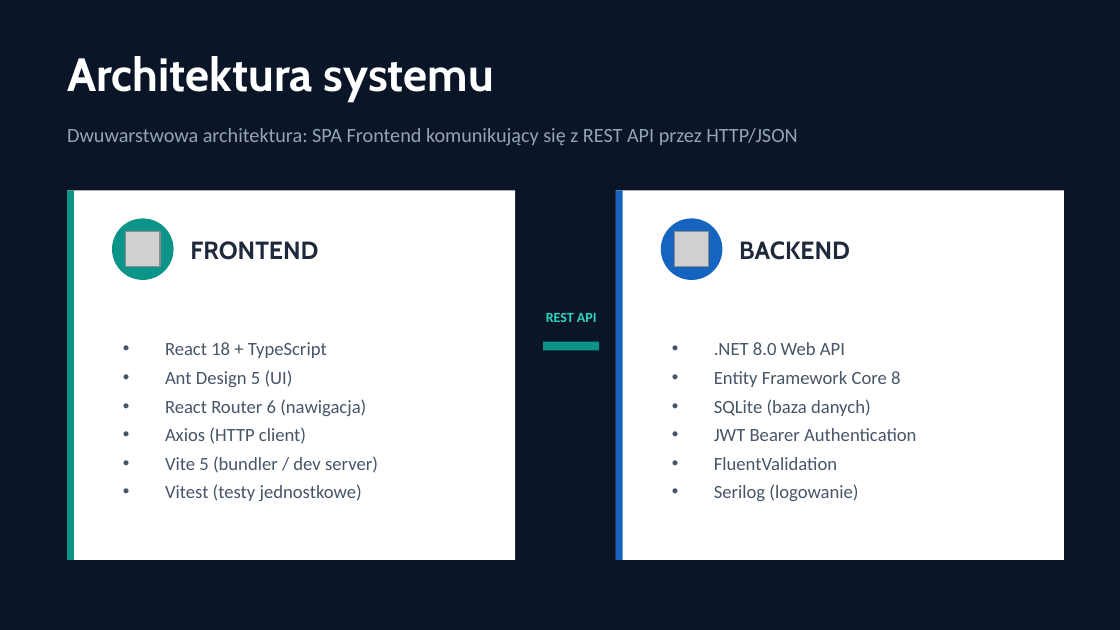
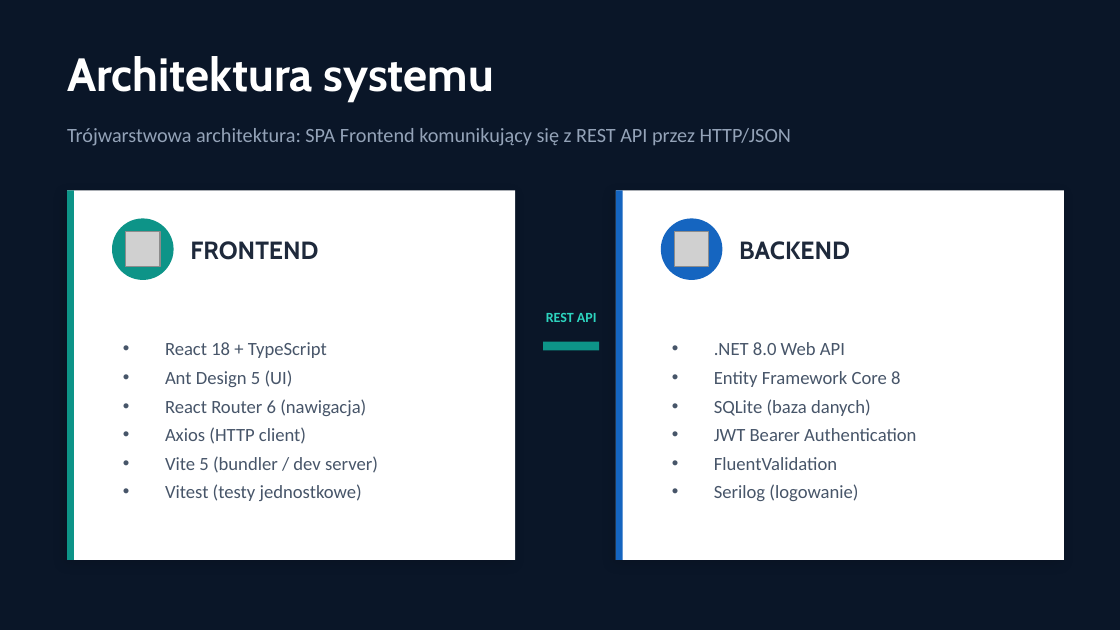
Before and after one commit to PSE-Innowacje/aero-claude, a slide deck: slide 3 of aero-tech-stack.pptx. Drawn at 1120x630 pixels with LibreOffice and Linux fonts; fonts in the diff are those of the drawing; grey boxes stand for pictures. Boxes give left, top, right and bottom in pixels: in the first picture for what was removed or moved away, otherwise in the second. Text is boxed around its words. In the diff, an @@ line names an element or a change of style, - is before the commit and + after.

```diff
--- a/aero-tech-stack.pptx
+++ b/aero-tech-stack.pptx
@@ text at [67,128,791,146]: text changed @@
-Dwuwarstwowa architektura: SPA Frontend komunikujący się z REST API przez HTTP/JSON
+Trójwarstwowa architektura: SPA Frontend komunikujący się z REST API przez HTTP/JSON
```
Also in this commit, not shown: 3 other files.
